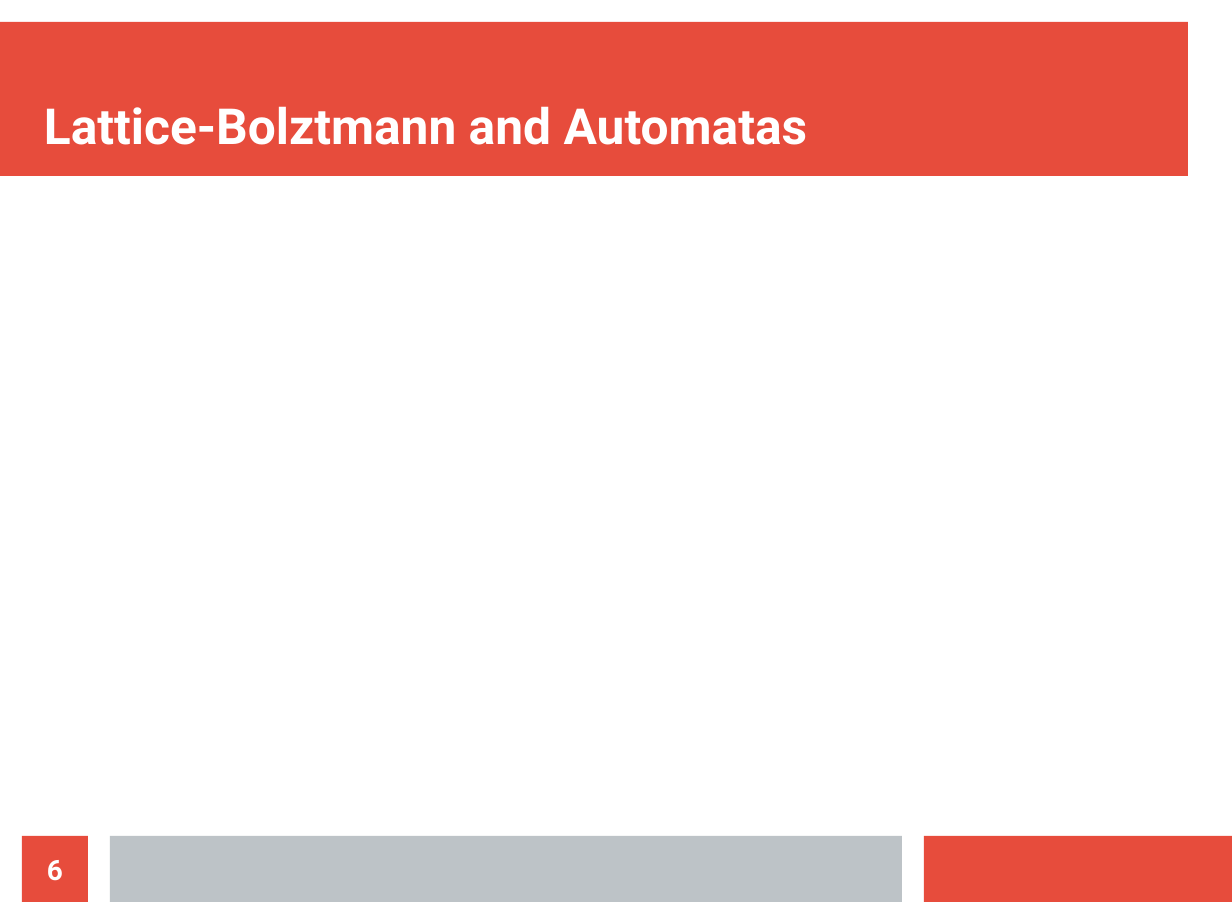
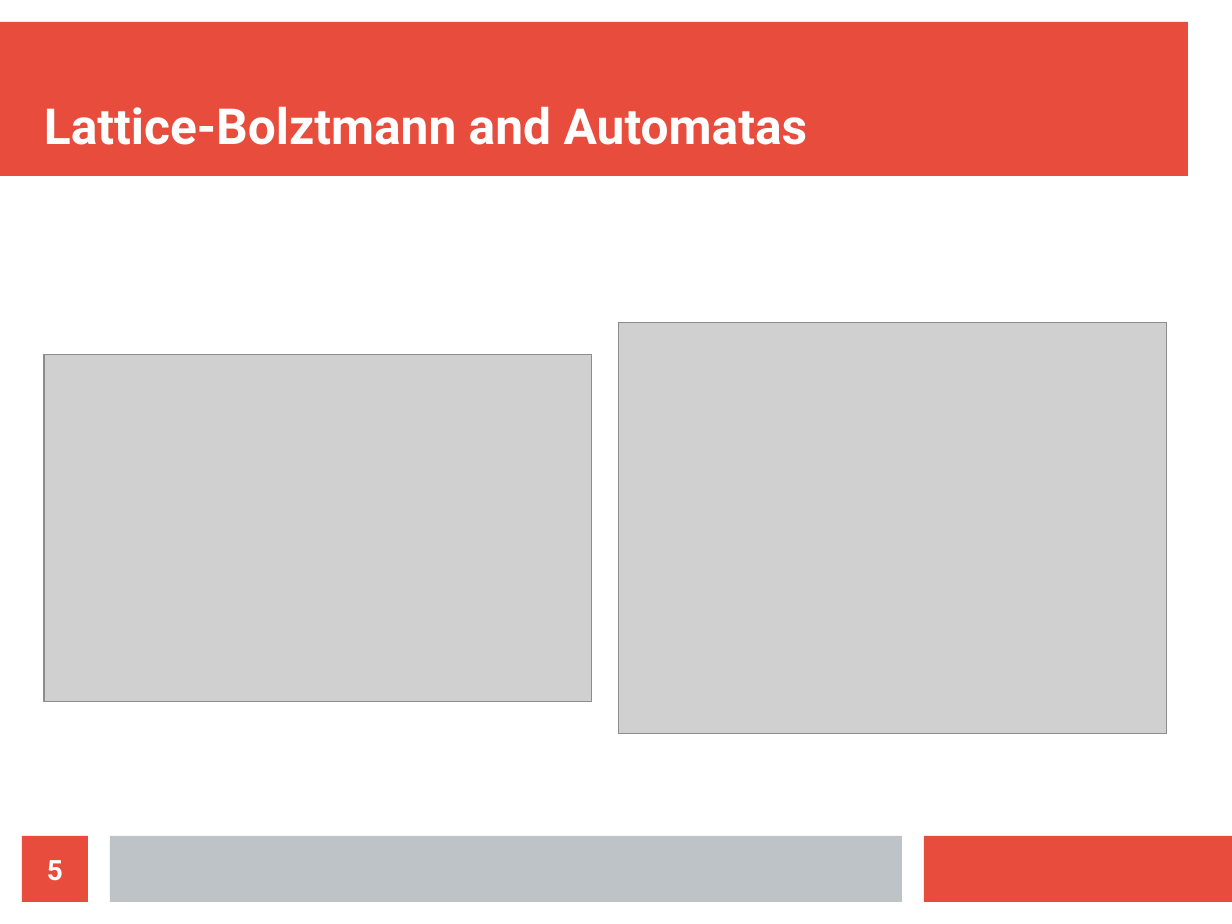
Before and after one commit to ClarkGuilty/2018, a slide deck: slide 5 of MOCa/diap.odp (slide 6 before the commit). Drawn at 1232x924 pixels with LibreOffice and Linux fonts; fonts in the diff are those of the drawing; grey boxes stand for pictures. Boxes give left, top, right and bottom in pixels: in the first picture for what was removed or moved away, otherwise in the second. Text is boxed around its words. In the diff, an @@ line names an element or a change of style, - is before the commit and + after.

```diff
--- a/MOCa/diap.odp
+++ b/MOCa/diap.odp
@@ picture added at (619, 323, 1167, 733) @@
@@ picture added at (44, 354, 591, 701) @@
@@ page number at (47, 860, 63, 881): text changed @@
-6
+5
```
Also in this commit, not shown: 3 other slides changed, 3 slides added, 3 slides removed, 14 other files.
